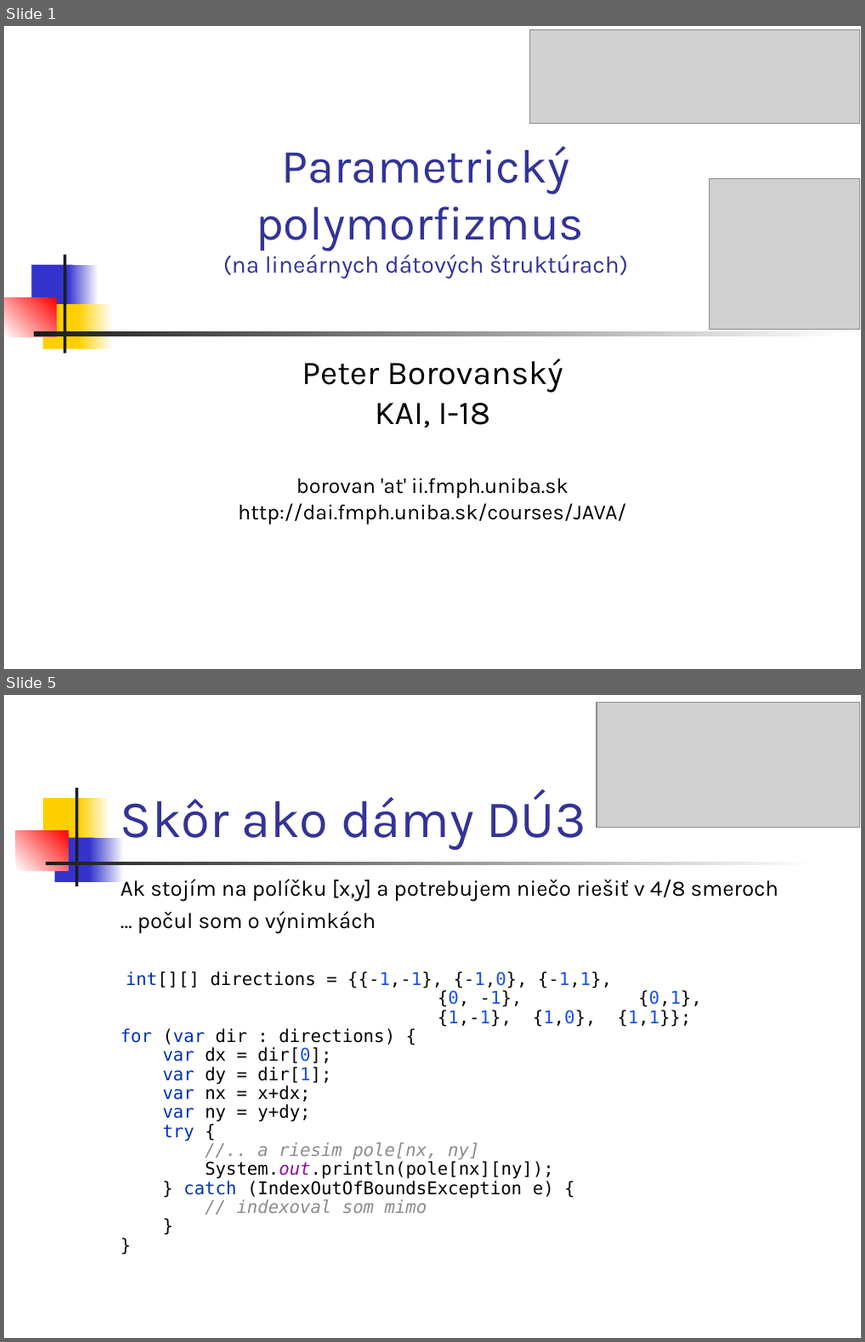
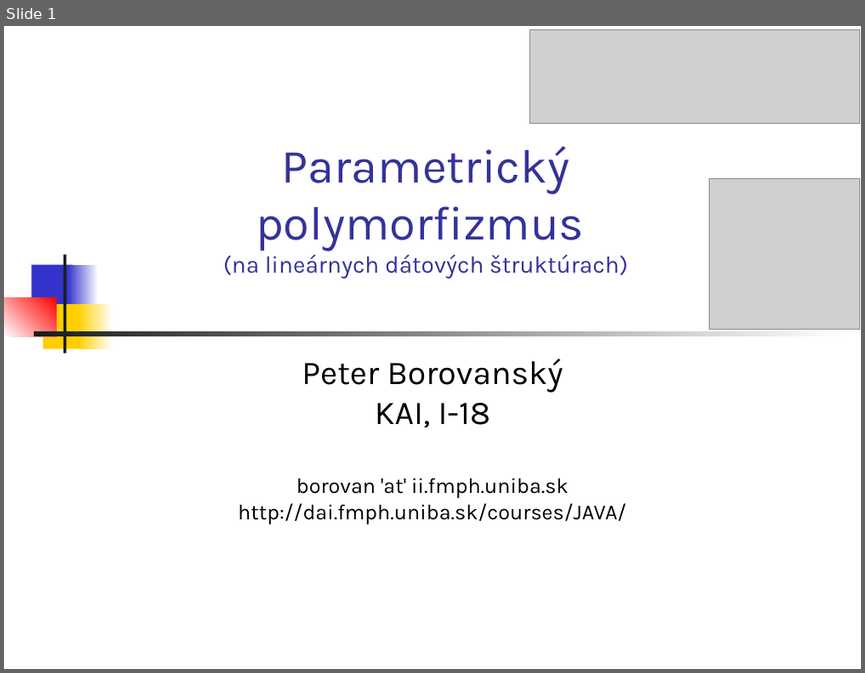
Before and after one commit to Programovanie4/Prednasky, a slide deck: 05/05_java.ppt. Shown one above the other, each under a label of ours: slides 1 and 5 before the commit, slide 1 after it; the slides between them are not shown. The pictures are 865x1342 and 865x673 pixels, drawn with LibreOffice and Linux fonts; fonts in the diff are those of the drawing; grey boxes stand for pictures. Boxes give left, top, right and bottom in pixels: in the first picture for what was removed or moved away, otherwise in the second. Text is boxed around its words. In the diff, an @@ line names an element or a change of style, - is before the commit and + after.

```diff
--- a/05/05_java.ppt
+++ b/05/05_java.ppt
@@ slide 5 removed at bbox=[4, 695, 861, 1338], background #FFFFFF @@
@@ rectangle removed at bbox=[4, 699, 21, 733] @@
@@ picture removed at bbox=[596, 702, 859, 827] @@
@@ rectangle removed at bbox=[75, 788, 78, 886] @@
@@ title removed at bbox=[120, 790, 585, 850] @@
-Skôr ako dámy DÚ3
@@ rectangle removed at bbox=[43, 798, 85, 842] @@
@@ rectangle removed at bbox=[80, 798, 110, 842] @@
@@ rectangle removed at bbox=[16, 830, 69, 870] @@
@@ rectangle removed at bbox=[54, 837, 94, 882] @@
@@ rectangle removed at bbox=[90, 837, 124, 882] @@
@@ rectangle removed at bbox=[45, 862, 817, 865] @@
@@ text removed at bbox=[120, 879, 779, 1213] @@
-Ak stojím na políčku [x,y] a potrebujem niečo riešiť v 4/8 smeroch
-… počul som o výnimkách
-int[][] directions = {{-1,-1}, {-1,0}, {-1,1},
-{0, -1}, {0,1},
-{1,-1}, {1,0}, {1,1}};
-for (var dir : directions) {
-var dx = dir[0];
-var dy = dir[1];
-var nx = x+dx;
-var ny = y+dy;
-try {
-//.. a riesim pole[nx, ny]
-System.out.println(pole[nx][ny]);
-} catch (IndexOutOfBoundsException e) {
-// indexoval som mimo
-}
-}
```
Also in this commit, not shown: 3 slides changed, 5 other slides removed, 2 other files.
